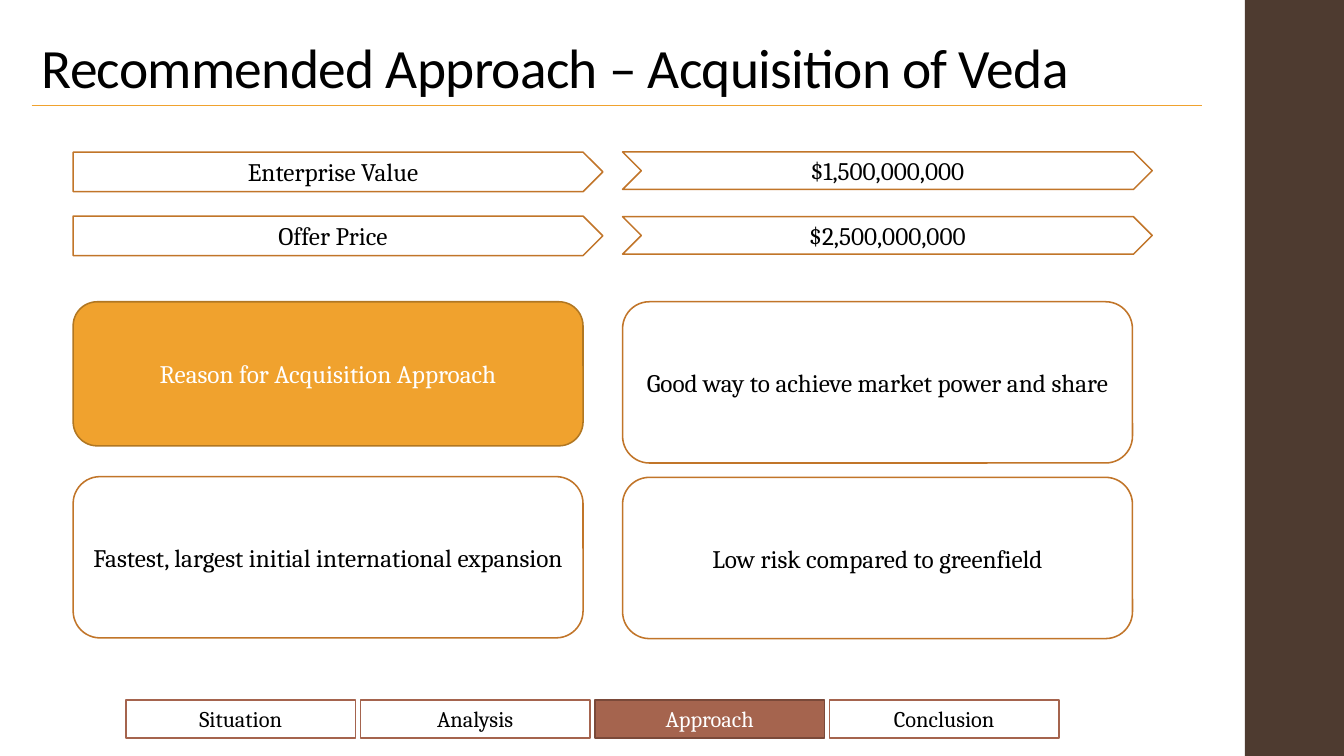
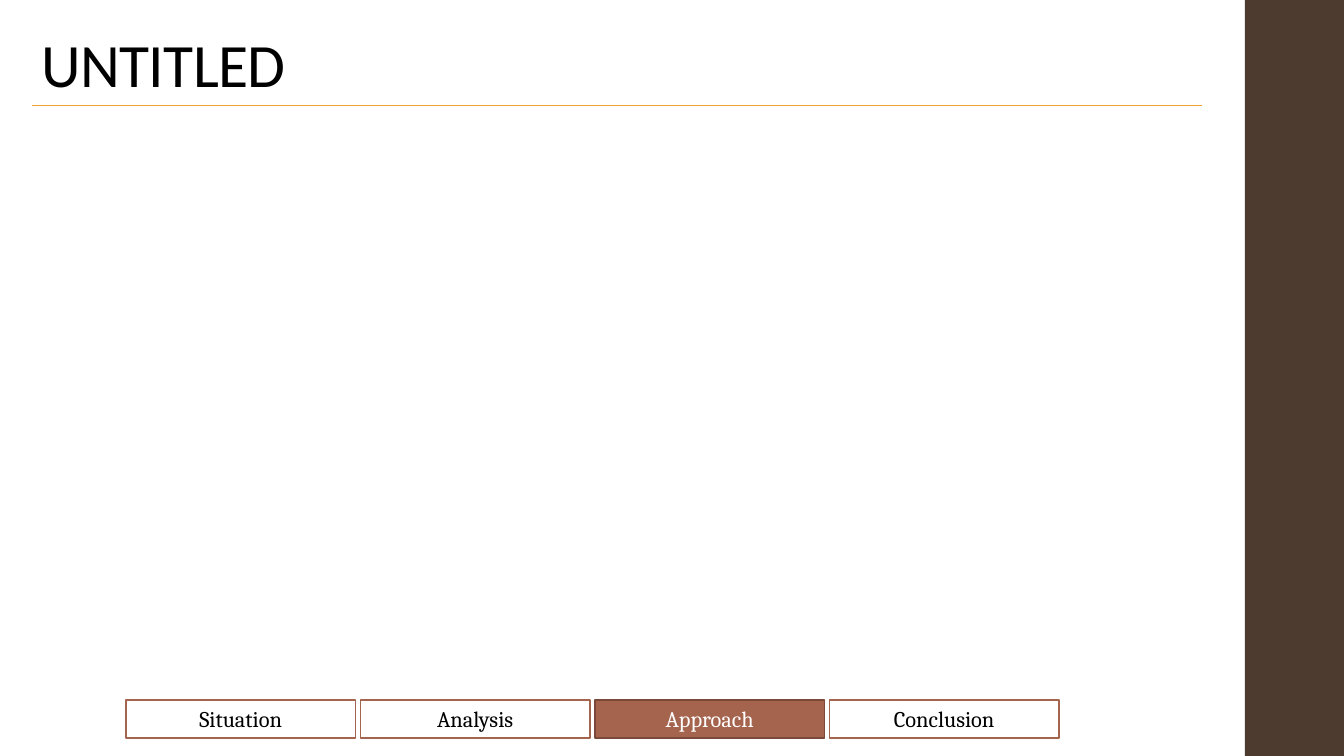
Before and after one commit to Shenganigans/HackJustice-Group-8, a slide deck: slide 13 of notes/Hackathon.pptx (slide 11 before the commit). Drawn at 1344x756 pixels with LibreOffice and Linux fonts; fonts in the diff are those of the drawing. Boxes give left, top, right and bottom in pixels: in the first picture for what was removed or moved away, otherwise in the second. Text is boxed around its words. In the diff, an @@ line names an element or a change of style, - is before the commit and + after.

```diff
--- a/notes/Hackathon.pptx
+++ b/notes/Hackathon.pptx
@@ title at <box>42,47,286,88</box>: text changed; size 39.6 to 44 pt @@
-Recommended Approach – Acquisition of Veda
+UNTITLED
@@ pentagon arrow removed at <box>74,152,603,192</box> @@
-Enterprise Value
@@ chevron removed at <box>623,152,1152,190</box> @@
-$1,500,000,000
@@ pentagon arrow removed at <box>74,216,603,255</box> @@
-Offer Price
@@ chevron removed at <box>623,217,1152,254</box> @@
-$2,500,000,000
@@ rounded rectangle removed at <box>74,301,584,446</box> @@
-Reason for Acquisition Approach
@@ rounded rectangle removed at <box>623,301,1133,463</box> @@
-Good way to achieve market power and share
@@ rounded rectangle removed at <box>74,477,584,638</box> @@
-Fastest, largest initial international expansion
@@ rounded rectangle removed at <box>623,478,1133,639</box> @@
-Low risk compared to greenfield
```
Also in this commit, not shown: 8 other slides changed, 11 slides added, 9 slides removed.
